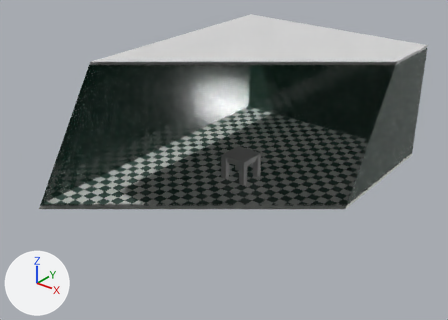
The Blender file blender/rooms/green/green-room.blend: old version first, new version second.
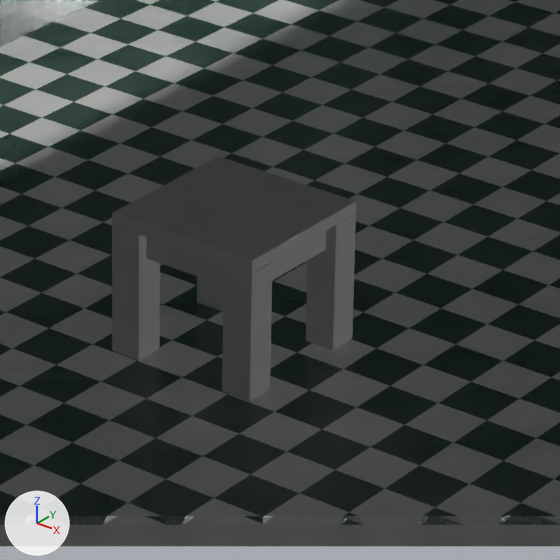
The first picture shows the older version from a 50 mm camera at (10.27, -13.67, 8.87) aimed at (-0.12, -0.69, 0.83). The close-ups show the older and then the newer version on the part from 45% to 66% of the width and 38% to 66% of the height of that picture. Only the edits that show in the close-ups are written down. Lighting does not change. The marker at lower left points along +X, +Y and +Z. Everything nearer to the camera than a plane just in front of the edit is cut away.

Script lines for the objects in view, before the commit:
```python
ob_alternating_marble_floor = bpy.data.objects.new('Alternating marble floor', me_alternating_marble_floor_mesh)
ob_alternating_marble_floor.location = (0.0, 0.0, 0.0)
ob_greencoffeetable_mesh = bpy.data.objects.new('GreenCoffeeTable_Mesh', me_greencoffeetable_meshdata)
ob_greencoffeetable_mesh.parent = ob_focus_greencoffeetable
ob_greencoffeetable_mesh.location = (0.0, 0.0, 0.0)
ob_wall_surface_mosaic = bpy.data.objects.new('Wall_Surface_Mosaic', me_wall_surface_mosaic_mesh)
ob_wall_surface_mosaic.location = (0.0, 0.0, 0.0)
# also in view: 'Floor substrate' at (0.0, 0.0, -0.05)
```
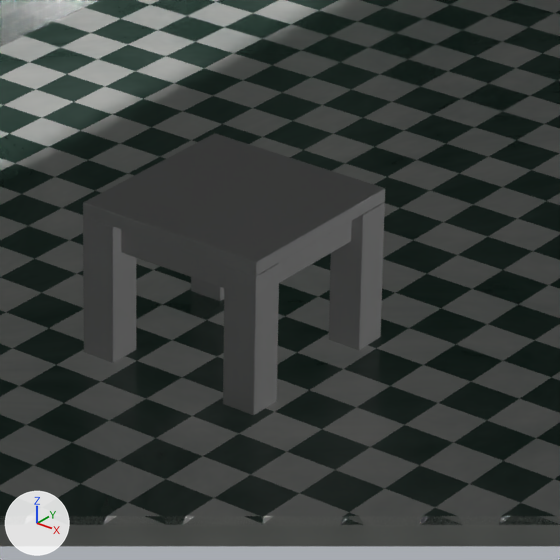
Pixel boxes [x1, y1, x2, y2] of what changed, in the close-ups (560 x 560 px; the box of a moved part takes in the faces that stretch with it):
'GreenCoffeeTable_Mesh', reshaped (24% wider, 15% taller)
    before: [112, 156, 356, 401]
    after: [83, 133, 385, 415]
part 1 of me_greencoffeetable_meshdata, moved or reshaped
    before: [112, 226, 160, 360]
    after: [83, 216, 136, 363]
part 2 of me_greencoffeetable_meshdata, moved or reshaped
    before: [197, 276, 223, 311]
    after: [191, 277, 224, 301]
part 3 of me_greencoffeetable_meshdata, moved or reshaped
    before: [222, 262, 272, 401]
    after: [223, 263, 279, 415]
part 4 of me_greencoffeetable_meshdata, moved or reshaped
    before: [306, 214, 356, 350]
    after: [329, 202, 385, 350]
part 5 of me_greencoffeetable_meshdata, moved or reshaped
    before: [146, 237, 224, 285]
    after: [121, 229, 225, 288]
part 6 of me_greencoffeetable_meshdata, moved or reshaped
    before: [272, 231, 326, 281]
    after: [279, 221, 352, 283]
part 7 of me_greencoffeetable_meshdata, moved or reshaped
    before: [112, 156, 356, 273]
    after: [83, 133, 385, 276]

The edits, one by one:
me_greencoffeetable_meshdata is used by ob_greencoffeetable_mesh; parent ob_focus_greencoffeetable; location (0.0, 0.0, 0.0).
me_greencoffeetable_meshdata had 72 vertices, 54 faces and spanned x -0.432..0.432, y -0.432..0.432, z 0.0..0.8.
me_greencoffeetable_meshdata now has 72 vertices, 54 faces and spans x -0.533..0.533, y -0.533..0.533, z 0.0..0.864.
me_greencoffeetable_meshdata part 1: the loose piece of 8 vertices spanning x -0.432..-0.26, y -0.432..-0.26, z 0.0..0.73 is scaled about its middle by (1.11, 1.11, 1.08), then moved by (-0.092, -0.092, 0.029).
me_greencoffeetable_meshdata part 2: the loose piece of 8 vertices spanning x -0.432..-0.26, y 0.26..0.432, z 0.0..0.73 is scaled about its middle by (1.11, 1.11, 1.08), then moved by (-0.092, 0.092, 0.029).
me_greencoffeetable_meshdata part 3: the loose piece of 8 vertices spanning x 0.26..0.432, y -0.432..-0.26, z 0.0..0.73 is scaled about its middle by (1.11, 1.11, 1.08), then moved by (0.092, -0.092, 0.029).
me_greencoffeetable_meshdata part 4: the loose piece of 8 vertices spanning x 0.26..0.432, y 0.26..0.432, z 0.0..0.73 is scaled about its middle by (1.11, 1.11, 1.08), then moved by (0.092, 0.092, 0.029).
me_greencoffeetable_meshdata part 5: the loose piece of 8 vertices spanning x -0.26..0.26, y -0.375..-0.317, z 0.578..0.73 is scaled about its middle by (1.32, 1.11, 1.08), then moved by (0.0, -0.092, 0.051).
me_greencoffeetable_meshdata part 6: the loose piece of 8 vertices spanning x 0.317..0.375, y -0.26..0.26, z 0.578..0.73 is scaled about its middle by (1.11, 1.32, 1.08), then moved by (0.092, 0.0, 0.051).
Part 7, on me_greencoffeetable_meshdata:
Vertex 0 of me_greencoffeetable_meshdata moves from (-0.432, -0.432, 0.73) to (-0.533, -0.533, 0.787).
Vertex 1 of me_greencoffeetable_meshdata moves from (0.432, -0.432, 0.73) to (0.533, -0.533, 0.787).
Vertex 2 of me_greencoffeetable_meshdata moves from (0.432, 0.432, 0.73) to (0.533, 0.533, 0.787).
Vertex 3 of me_greencoffeetable_meshdata moves from (-0.432, 0.432, 0.73) to (-0.533, 0.533, 0.787).
Vertex 4 of me_greencoffeetable_meshdata moves from (-0.432, -0.432, 0.8) to (-0.533, -0.533, 0.864).
Vertex 5 of me_greencoffeetable_meshdata moves from (0.432, -0.432, 0.8) to (0.533, -0.533, 0.864).
Vertex 6 of me_greencoffeetable_meshdata moves from (0.432, 0.432, 0.8) to (0.533, 0.533, 0.864).
Vertex 7 of me_greencoffeetable_meshdata moves from (-0.432, 0.432, 0.8) to (-0.533, 0.533, 0.864).
Other edits to the shape of me_greencoffeetable_meshdata do not show in these pictures.
